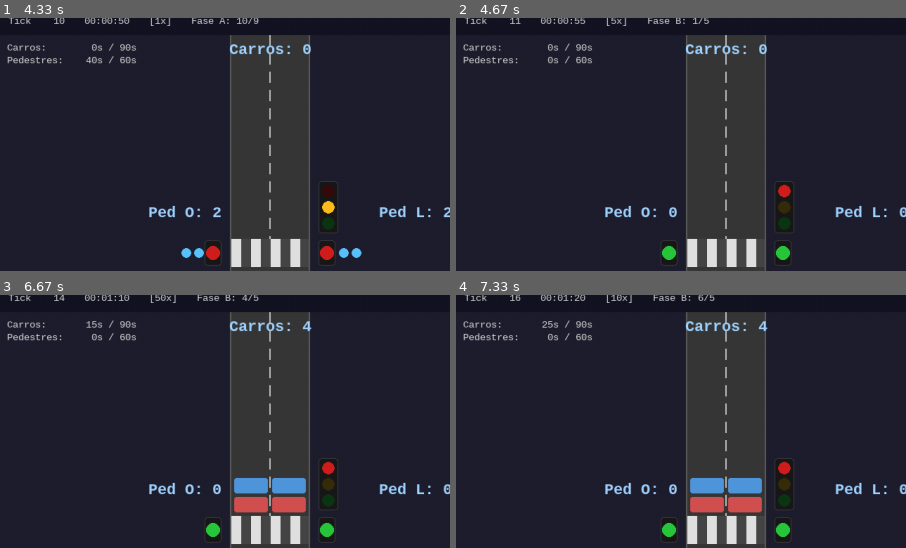
Above: before the commit, frames 1-4 (two rows, left to right).
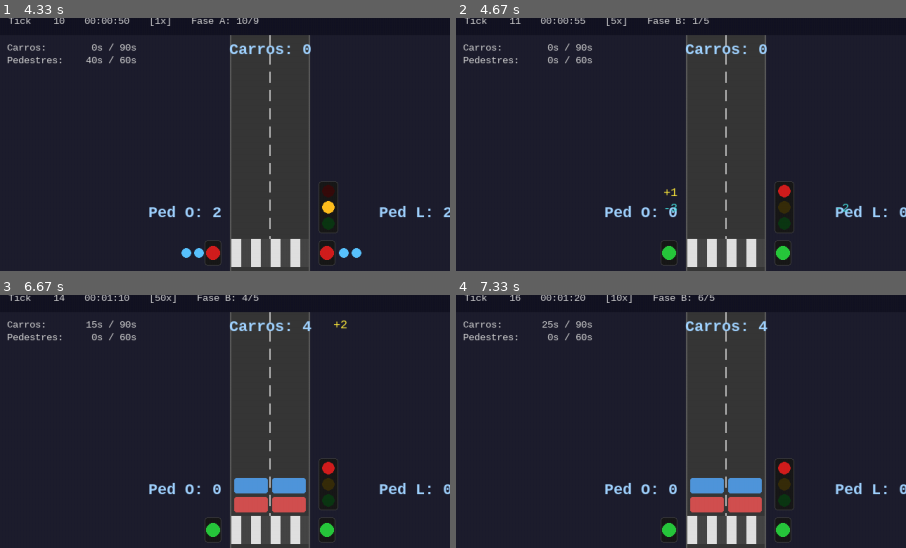
Above: after the commit, the same moments.

Repository: camilashingaki/smart-traffic-light
Game: pygame game, started from machine-learning/scripts/run_visual_demo.py
The game is run twice, just before and just after one commit, with the same random seed, the same clock (stepped at 60 frames per second) and the same inputs.
Inputs (mouse positions are % of the whole screen's width and height, from its top left):
- Up to frame 1 (4.33 s): click (33, 96) at 0.38 s; click (46, 96) at 0.72 s; tap Space at 1, 2.33, 2.67, 3.33, 3.67 s; click (87, 85) at 1.38 s; tap 4 at 1.67 s; tap 1 at 2 s; click (39, 96) at 3.05 s; click (21, 96) at 4.05 s
- Up to frame 2 (4.67 s): click (27, 96) at 4.38 s
- Up to frame 3 (6.67 s): tap Space at 4.67, 5 s; tap 1 at 5.33 s; click (34, 17) at 5.72 s; tap 2 at 6 s; click (39, 96) at 6.38 s
- Up to frame 4 (7.33 s): click (27, 96) at 6.72 s; tap 3 at 7 s
The pictures show only the part of the screen within x 0-50%, y 2-52%; the shares and areas given below are measured in that part.

Frame 1 is identical in both runs. In frame 2, 0.1% of the frame differs, in the area x 46-88%, y 67-77%; in frame 3, less than 0.1%; in frame 4, nothing differs.

Commit message:
feat(viz): indicador visual de chegadas e escoamento

Diff:
--- a/machine-learning/scripts/run_visual_demo.py
+++ b/machine-learning/scripts/run_visual_demo.py
@@ -152,6 +152,8 @@
             cfg_fixed          = ft_cfg,
             cfg_thresholds     = thr_cfg,
             tick_seconds       = tick_s,
+            arrivals           = loop.last_arrivals,
+            drains             = loop.last_drains,
         )
         screen.blit(cx_surface, (0, 0))
 
--- a/machine-learning/src/simulation/simulation_loop.py
+++ b/machine-learning/src/simulation/simulation_loop.py
@@ -42,6 +42,8 @@
         self.paused: bool = False
         self._time_in_tick: float = 0.0
         self.state: dict[str, Any] = crossing.reset()
+        self.last_arrivals: dict[str, int] = {"veh_ns": 0, "ped_l": 0, "ped_o": 0}
+        self.last_drains: dict[str, int]   = {"veh_ns": 0, "ped_l": 0, "ped_o": 0}
 
     # ── Loop principal ───────────────────────────────────────────────────────
 
@@ -61,8 +63,17 @@
 
     def _advance_tick(self) -> None:
         arrivals = self._arrivals_fn(self.state["tick"])
-        action = self._controller.decide(self.state)
+        prev_veh = self.state["veh_ns"]["size"]
+        prev_pl  = self.state["ped_l"]["size"]
+        prev_po  = self.state["ped_o"]["size"]
+        action   = self._controller.decide(self.state)
         self.state = self._crossing.step(arrivals, action)
+        self.last_arrivals = arrivals
+        self.last_drains = {
+            "veh_ns": max(0, prev_veh + arrivals["veh_ns"] - self.state["veh_ns"]["size"]),
+            "ped_l":  max(0, prev_pl  + arrivals["ped_l"]  - self.state["ped_l"]["size"]),
+            "ped_o":  max(0, prev_po  + arrivals["ped_o"]  - self.state["ped_o"]["size"]),
+        }
         if self._on_tick:
             self._on_tick(self.state)
 
@@ -87,6 +98,8 @@
         """Reinicia a simulação do zero (filas vazias, tick 0, fase A)."""
         self._time_in_tick = 0.0
         self.state = self._crossing.reset()
+        self.last_arrivals = {"veh_ns": 0, "ped_l": 0, "ped_o": 0}
+        self.last_drains   = {"veh_ns": 0, "ped_l": 0, "ped_o": 0}
 
     # ── Propriedades de estado visual ────────────────────────────────────────
 
--- a/machine-learning/src/visualization/pygame_renderer.py
+++ b/machine-learning/src/visualization/pygame_renderer.py
@@ -31,6 +31,9 @@
 _TEXT_WARN        = (255,  75,  75)
 _TEXT_YELLOW      = (255, 200,  50)
 _COUNTER_COL      = (160, 210, 255)   # azul-gelo para contadores de fila
+_FLASH_ARRIVAL    = (255, 235, 60)    # amarelo claro — chegadas
+_FLASH_DRAIN      = (70,  220, 220)   # ciano claro   — escoamentos
+_FLASH_FRAMES     = 5                 # frames de vida de cada indicador
 _HUD_BG           = (20,  20,  35)
 _CTRL_BG          = (22,  22,  38)
 _BTN_ACTIVE       = (55,  100, 185)
@@ -101,6 +104,9 @@
 
         self._buttons: dict[str, pygame.Rect] = {}
         self._build_buttons()
+
+        self._flashes: list[dict] = []
+        self._last_tick_seen: int = -1
 
     # ── Botões ───────────────────────────────────────────────────────────────
 
@@ -131,6 +137,8 @@
         cfg_fixed: dict[str, Any],
         cfg_thresholds: dict[str, Any],
         tick_seconds: float,
+        arrivals: dict[str, int] | None = None,
+        drains: dict[str, int] | None = None,
     ) -> None:
         """
         Renderiza o painel completo do cruzamento na Surface fornecida.
@@ -145,13 +153,25 @@
         - cfg_fixed: seção fixed_time_controller do config
         - cfg_thresholds: seção thresholds do config
         - tick_seconds: duração de um tick em segundos
+        - arrivals: chegadas do último tick por fila (para indicadores piscantes)
+        - drains: escoamentos do último tick por fila (para indicadores piscantes)
         """
+        # Detecta novo tick e cria flashes; lida com reset (tick regressivo)
+        if arrivals is not None and drains is not None:
+            tick = state["tick"]
+            if tick < self._last_tick_seen:
+                self._flashes = []
+            elif tick != self._last_tick_seen and self._last_tick_seen >= 0:
+                self._spawn_flashes(arrivals, drains)
+            self._last_tick_seen = tick
+
         surface.fill(_BG)
         self._draw_road(surface)
         self._draw_zebra(surface)
         self._draw_cars(surface, state)
         self._draw_peds(surface, state)
         self._draw_queue_counters(surface, state)
+        self._draw_flashes(surface)
         self._draw_traffic_light(surface, state, is_yellow)
         self._draw_ped_signals(surface, state, is_yellow)
         self._draw_phase_label(surface, state, is_yellow)
@@ -256,6 +276,42 @@
         t_po = self._fn_lg.render(f"Ped O: {n_ped_o}", True, _COUNTER_COL)
         surface.blit(t_po, (self._road_l - 14 - t_po.get_width(), self._zebra_cy - 70))
 
+    # ── Indicadores de chegada / escoamento ─────────────────────────────────
+
+    def _spawn_flashes(self, arrivals: dict[str, int], drains: dict[str, int]) -> None:
+        """Cria indicadores piscantes para chegadas (+N) e escoamentos (-N) do tick."""
+        # (queue_key, sinal, dicionário, x, y, cor, alinhar_direita)
+        specs = [
+            ("veh_ns", "+", arrivals, self._road_cx + 90, self._cx_y + 8,           _FLASH_ARRIVAL, False),
+            ("veh_ns", "-", drains,   self._road_cx + 90, self._cx_y + 28,          _FLASH_DRAIN,   False),
+            ("ped_l",  "+", arrivals, self._road_r + 100,  self._zebra_cy - 96,     _FLASH_ARRIVAL, False),
+            ("ped_l",  "-", drains,   self._road_r + 100,  self._zebra_cy - 74,     _FLASH_DRAIN,   False),
+            ("ped_o",  "+", arrivals, self._road_l - 14,   self._zebra_cy - 96,     _FLASH_ARRIVAL, True),
+            ("ped_o",  "-", drains,   self._road_l - 14,   self._zebra_cy - 74,     _FLASH_DRAIN,   True),
+        ]
+        for key, sign, data, x, y, color, right_align in specs:
+            n = data.get(key, 0)
+            if n > 0:
+                self._flashes.append({
+                    "text": f"{sign}{n}",
+                    "x": x, "y": y,
+                    "color": color,
+                    "right_align": right_align,
+                    "frames_left": _FLASH_FRAMES,
+                })
+
+    def _draw_flashes(self, surface: pygame.Surface) -> None:
+        """Renderiza e decrementa indicadores piscantes ativos."""
+        alive = []
+        for fl in self._flashes:
+            txt = self._fn_md.render(fl["text"], True, fl["color"])
+            x = fl["x"] - (txt.get_width() if fl["right_align"] else 0)
+            surface.blit(txt, (x, fl["y"]))
+            fl["frames_left"] -= 1
+            if fl["frames_left"] > 0:
+                alive.append(fl)
+        self._flashes = alive
+
     # ── Semáforos ────────────────────────────────────────────────────────────
 
     def _draw_traffic_light(
